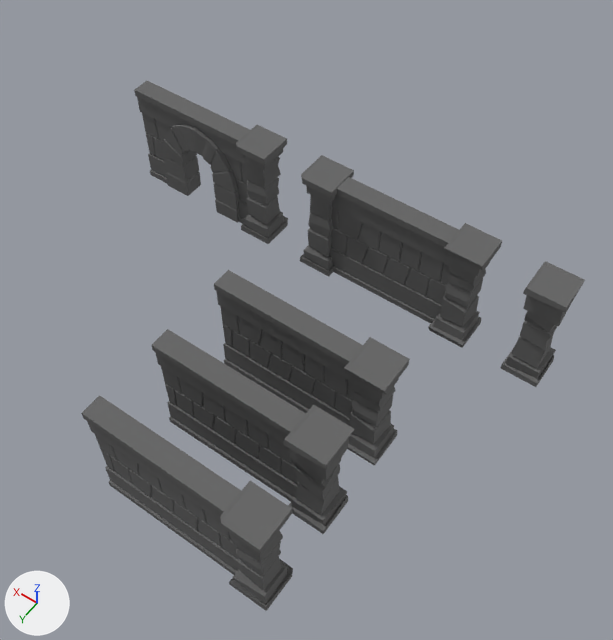
Two versions of the Blender file 2nd section/Dungeon.blend, one commit apart.
Rendered twice from a camera (50 mm lens) standing at (-4.56, 12.81, 16.97) and looking at (2.71, 2.63, 0.98). Lighting does not change. The marker at lower left points along +X, +Y and +Z. The first picture is the older version.

Names of what the first picture shows: 'doorway.002', 'pillar 1', 'pillar 2', 'pillar 3', 'wall 1', 'wall 2', 'wall 3', 'wall.001'.
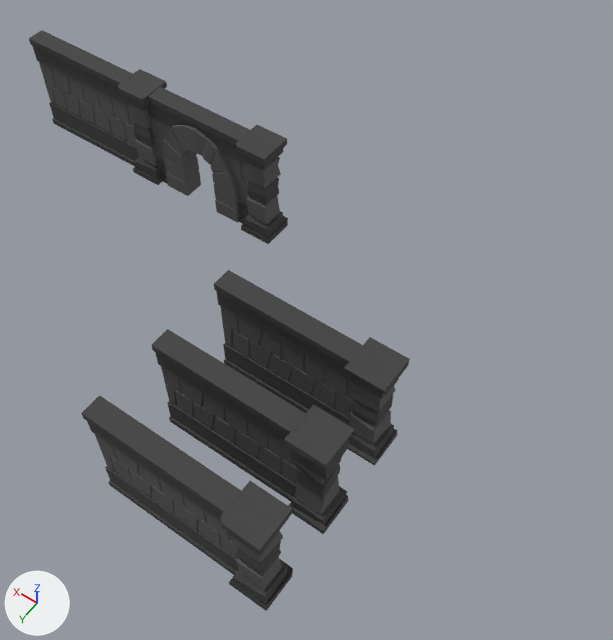
Commit message: shaded the walls

The change in detail:
Material 'gray' (mat_gray) changes colour from dark grey #636363 to dark grey #414141; in linear values from (0.126, 0.126, 0.126) to (0.0525, 0.0525, 0.0525).
Material 'grey light' (mat_grey_light) is new.
Its base color is (0.103, 0.103, 0.103) (dark grey #5a5a5a).
Its roughness is 0.864.
Mesh me_cube_006 is new.
It has 453 vertices, 359 faces and spans x -0.5..4.0, y -0.5..0.49, z -1.51..1.51.
Faces by material slot: [112, 247].
It uses material mat_gray (dark grey #414141).
It uses material mat_grey_light (dark grey #5a5a5a).
Object 'pillar 1' (ob_pillar_1) is now hidden.
Object 'pillar 2' (ob_pillar_2) is now hidden.
Object 'pillar 3' (ob_pillar_3) is now hidden.
Object 'wall.001' (ob_wall_001) is now hidden.
Object 'wall 1' (ob_wall_1) moves from (0.0, 8.0, 1.5) to (10.0, 0.0, 1.5).
Object 'wall 1.002' (ob_wall_1_002) is new; it shows me_cube_006.
Its location is (0.0, 8.0, 1.5).

Boxes [x1, y1, x2, y2] around the edits, measured in the pictures (613 x 640 px):
'wall 1', recoloured, moved: before [81, 395, 293, 611]; after [29, 30, 167, 185]
'wall 2', recoloured (darker): [152, 329, 354, 534] in both
'wall 1.002', added: after [81, 395, 293, 611]
'wall 3', recoloured (darker): [214, 270, 410, 466] in both
'doorway.002', recoloured (darker): [147, 87, 288, 244] in both
'wall.001', hidden: before [329, 177, 459, 323]
'pillar 1', hidden: before [501, 261, 585, 387]
'pillar 2', hidden: before [428, 223, 502, 348]
'pillar 3', hidden: before [300, 155, 354, 276]
